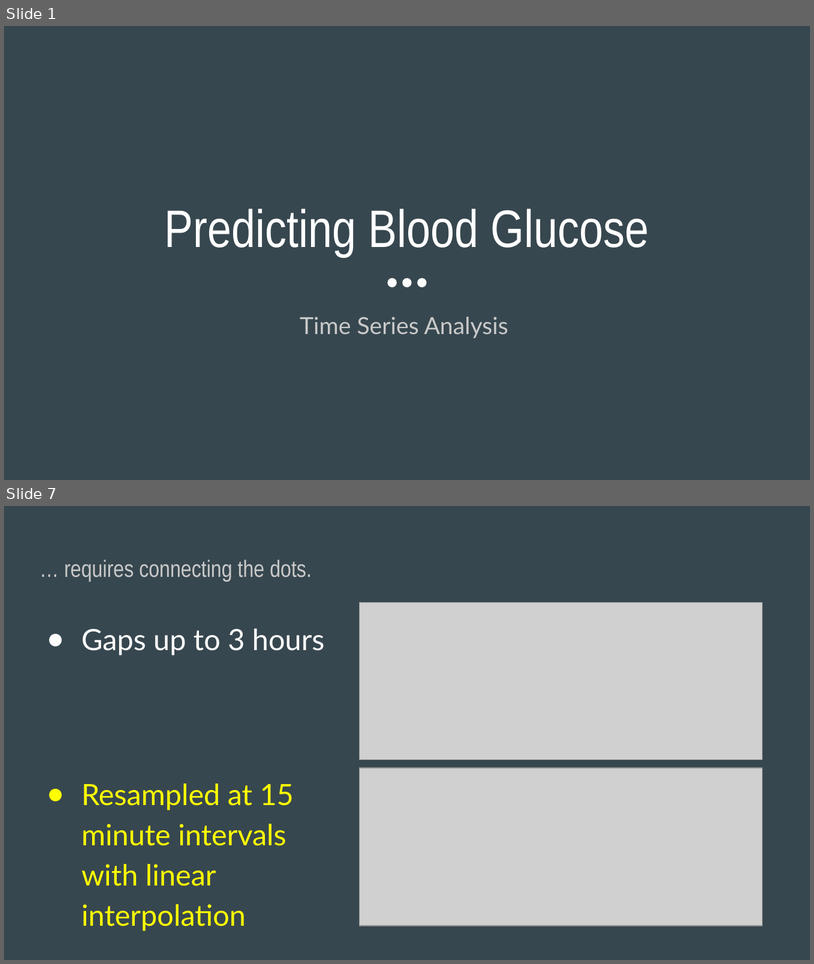
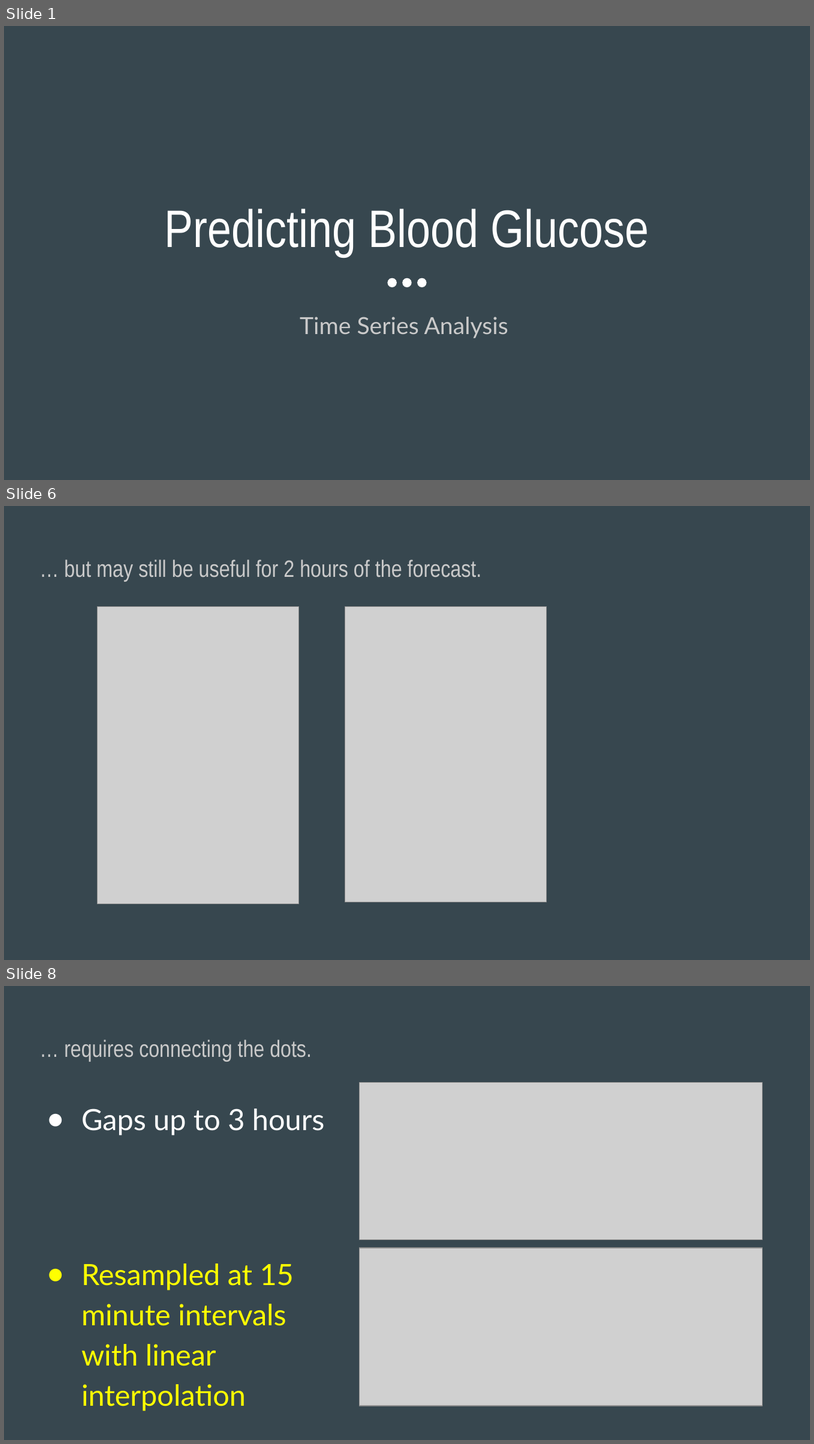
Before and after one commit to inaug22/capstone3, a slide deck: Capstone3Presentation.pptx. Shown one above the other, each under a label of ours: slides 1 and 7 before the commit, slides 1, 6 and 8 after it; the slides between them are not shown. The pictures are 814x964 and 814x1444 pixels, drawn with LibreOffice and Linux fonts; fonts in the diff are those of the drawing; grey boxes stand for pictures. Boxes give left, top, right and bottom in pixels: in the first picture for what was removed or moved away, otherwise in the second. Text is boxed around its words. In the diff, an @@ line names an element or a change of style, - is before the commit and + after.

```diff
--- a/Capstone3Presentation.pptx
+++ b/Capstone3Presentation.pptx
@@ slide 6 added at [4, 506, 810, 960], background #37474F @@
@@ title added at [64, 559, 482, 582], 21.1 pt, text #CACACA @@
+… but may still be useful for 2 hours of the forecast.
@@ picture added at [98, 606, 299, 904] @@
@@ picture added at [345, 606, 547, 901] @@
@@ what was slide 7 is now slide 8 @@
```
Also in this commit, not shown: 9 slides changed, 1 other slide added, 1 slide removed.
